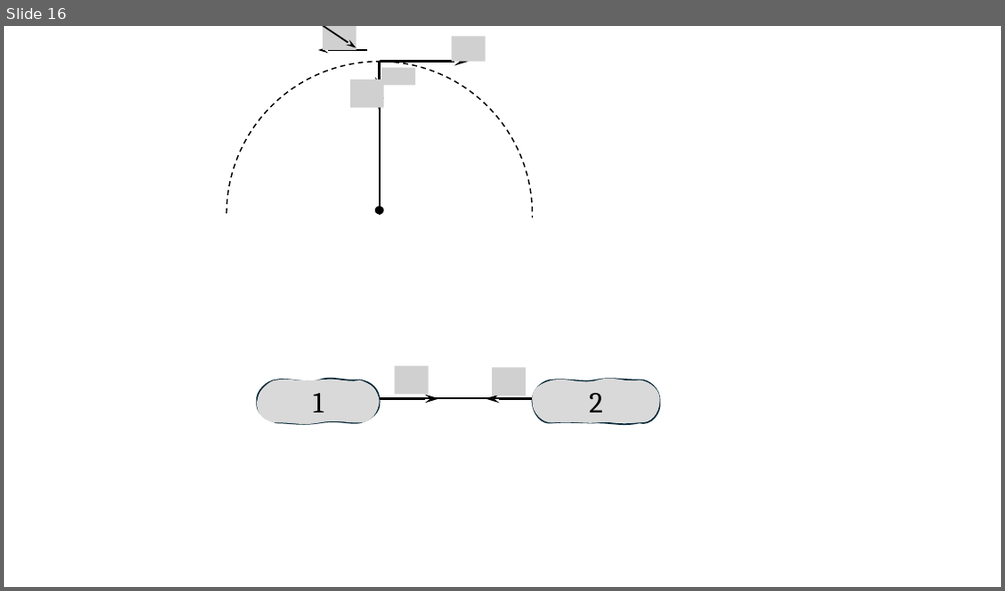
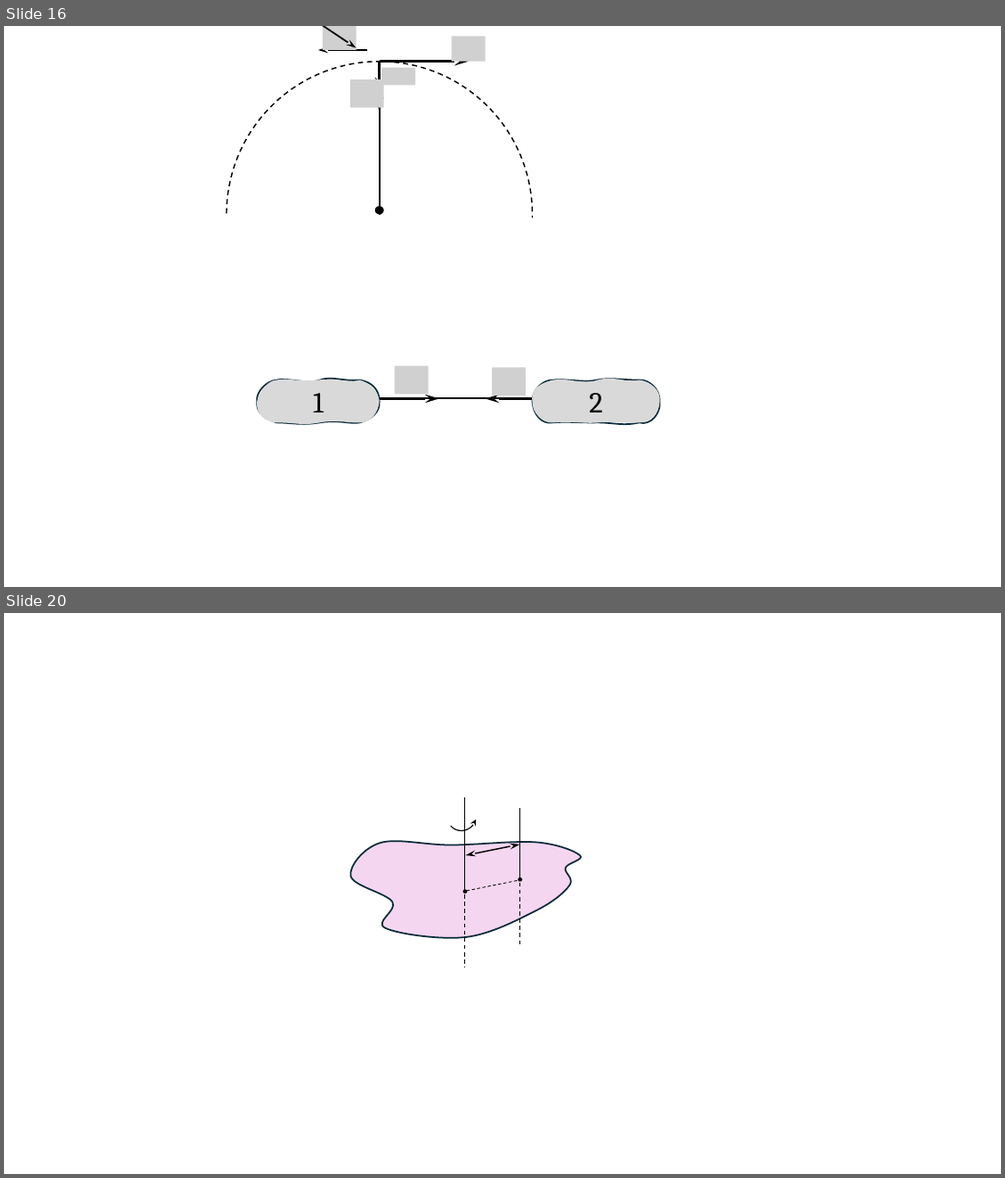
Before and after one commit to savchenko-physics/savchenko-physics.github.io, a slide deck: theory/lecture-drawings.pptx. Shown one above the other, each under a label of ours: slide 16 before the commit, slides 16 and 20 after it; the slides between them are not shown. The pictures are 1005x591 and 1005x1178 pixels, drawn with LibreOffice and Linux fonts; fonts in the diff are those of the drawing; grey boxes stand for pictures; background and template pictures are left out. Boxes give left, top, right and bottom in pixels: in the first picture for what was removed or moved away, otherwise in the second. Text is boxed around its words. In the diff, an @@ line names an element or a change of style, - is before the commit and + after.

```diff
--- a/theory/lecture-drawings.pptx
+++ b/theory/lecture-drawings.pptx
@@ slide 20 added at box(4, 613, 1001, 1174), background #FFFFFF @@
@@ arc (boxed as its full ellipse) added at box(442, 797, 481, 836), outline #000000 1 pt @@
@@ line added from (465, 798) to (465, 887), #000000 1 pt @@
@@ line added from (520, 807) to (520, 876), #000000 1 pt @@
@@ freeform shape added at box(351, 841, 582, 938), fill #D86ECC at 28% opacity, outline #092A39 1.5 pt @@
@@ double arrow added from (520, 844) to (465, 855), #000000 1.25 pt @@
@@ line added from (522, 879) to (465, 892), #000000 0.75 pt dashed @@
@@ ellipse added at box(518, 877, 522, 882), fill #000000 @@
@@ line added from (520, 876) to (520, 944), #000000 1 pt dashed @@
@@ ellipse added at box(463, 890, 468, 893), fill #000000 @@
@@ line added from (465, 887) to (465, 966), #000000 1 pt dashed @@
```
Also in this commit, not shown: 5 other slides added, 1 other file.
